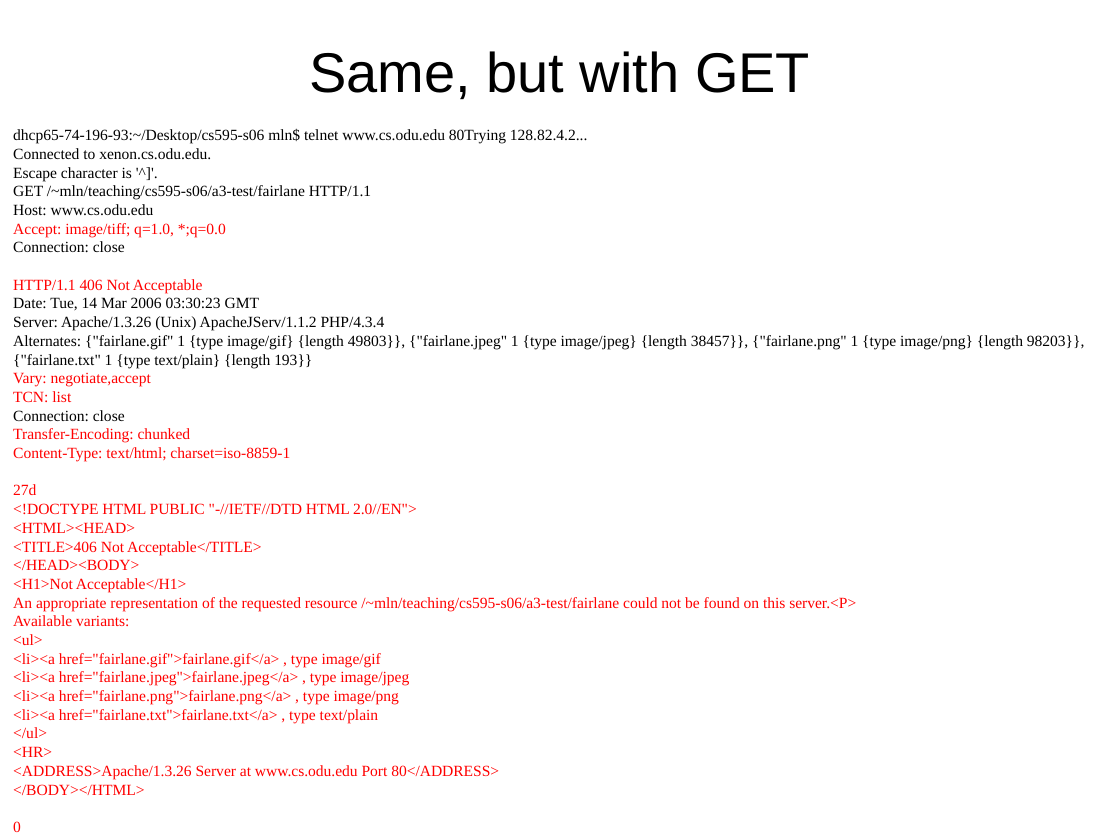
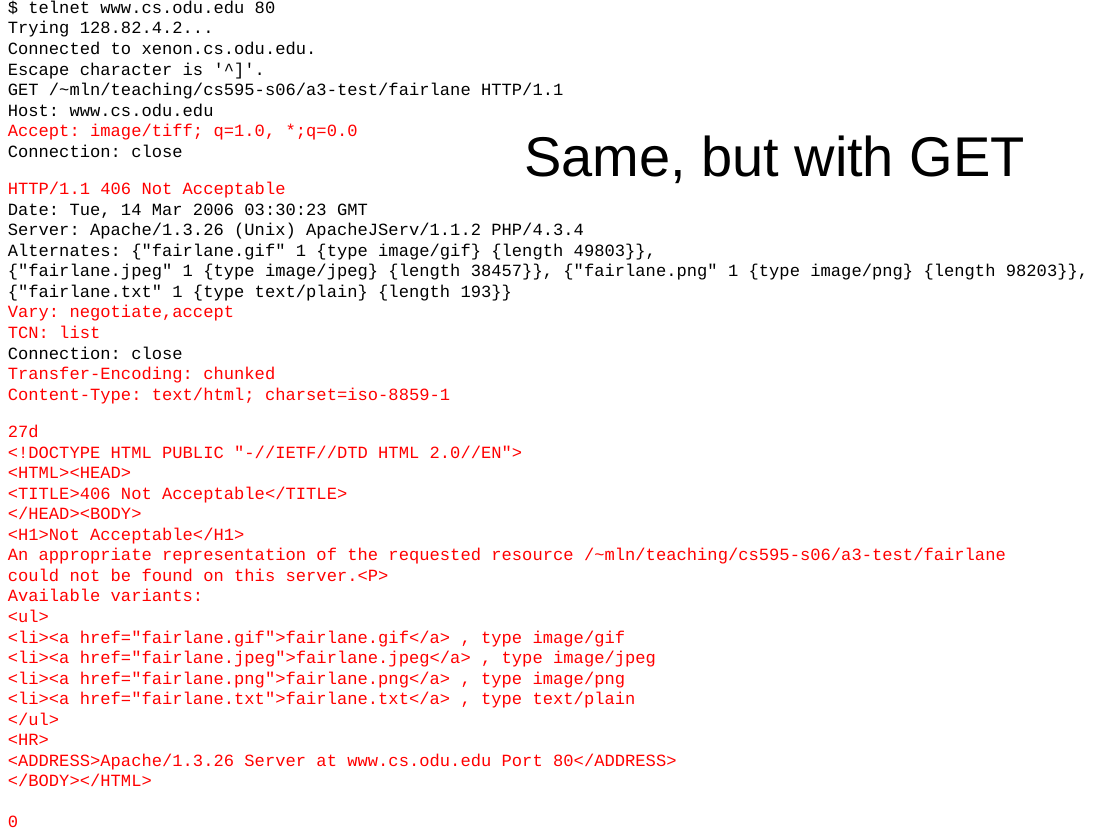
Before and after one commit to phonedude/cs531-f18, a slide deck: slide 24 of slides/week-09-content-negotiation.ppt (slide 23 before the commit). Drawn at 1120x840 pixels with LibreOffice and Linux fonts; fonts in the diff are those of the drawing. Boxes give left, top, right and bottom in pixels: in the first picture for what was removed or moved away, otherwise in the second. Text is boxed around its words. In the diff, an @@ line names an element or a change of style, - is before the commit and + after.

```diff
--- a/slides/week-09-content-negotiation.ppt
+++ b/slides/week-09-content-negotiation.ppt
@@ text "$ telnet www.cs.odu.edu 80": place and size @@
-text "$ telnet www.cs.odu.edu 80" at [13,129,1085,832]
+text "$ telnet www.cs.odu.edu 80" at [8,0,1088,827]
@@ text at [8,0,276,37]: text changed; size 10 to 11 pt; font Times New Roman to Courier New @@
-dhcp65-74-196-93:~/Desktop/cs595-s06 mln$ telnet www.cs.odu.edu 80Trying 128.82.4.2...
+$ telnet www.cs.odu.edu 80
+Trying 128.82.4.2...
@@ text at [8,41,676,827]: size 10 to 11 pt, font Times New Roman to Courier New in "Connected to xenon.cs.odu.edu.", "Escape character is '^]'.", "GET /~mln/teaching/cs595-s06/a3-test/fairlane HTTP/1.1", "Host: www.cs.odu.edu" and 28 more places @@
@@ title "Same, but with GET": place and size @@
-title "Same, but with GET" at [309,51,810,100]
+title "Same, but with GET" at [524,135,1025,184]
@@ text at [8,243,1088,280]: text changed; size 10 to 11 pt; font Times New Roman to Courier New @@
-Alternates: {"fairlane.gif" 1 {type image/gif} {length 49803}}, {"fairlane.jpeg" 1 {type image/jpeg} {length 38457}}, {"fairlane.png" 1 {type image/png} {length 98203}},
+Alternates: {"fairlane.gif" 1 {type image/gif} {length 49803}},
+{"fairlane.jpeg" 1 {type image/jpeg} {length 38457}}, {"fairlane.png" 1 {type image/png} {length 98203}},
@@ text at [8,548,1006,582]: text changed; size 10 to 11 pt; font Times New Roman to Courier New @@
-An appropriate representation of the requested resource /~mln/teaching/cs595-s06/a3-test/fairlane could not be found on this server.<P>
+An appropriate representation of the requested resource /~mln/teaching/cs595-s06/a3-test/fairlane
+could not be found on this server.<P>
```
Also in this commit, not shown: 1 other slide changed, 2 slides added, 1 other file.
